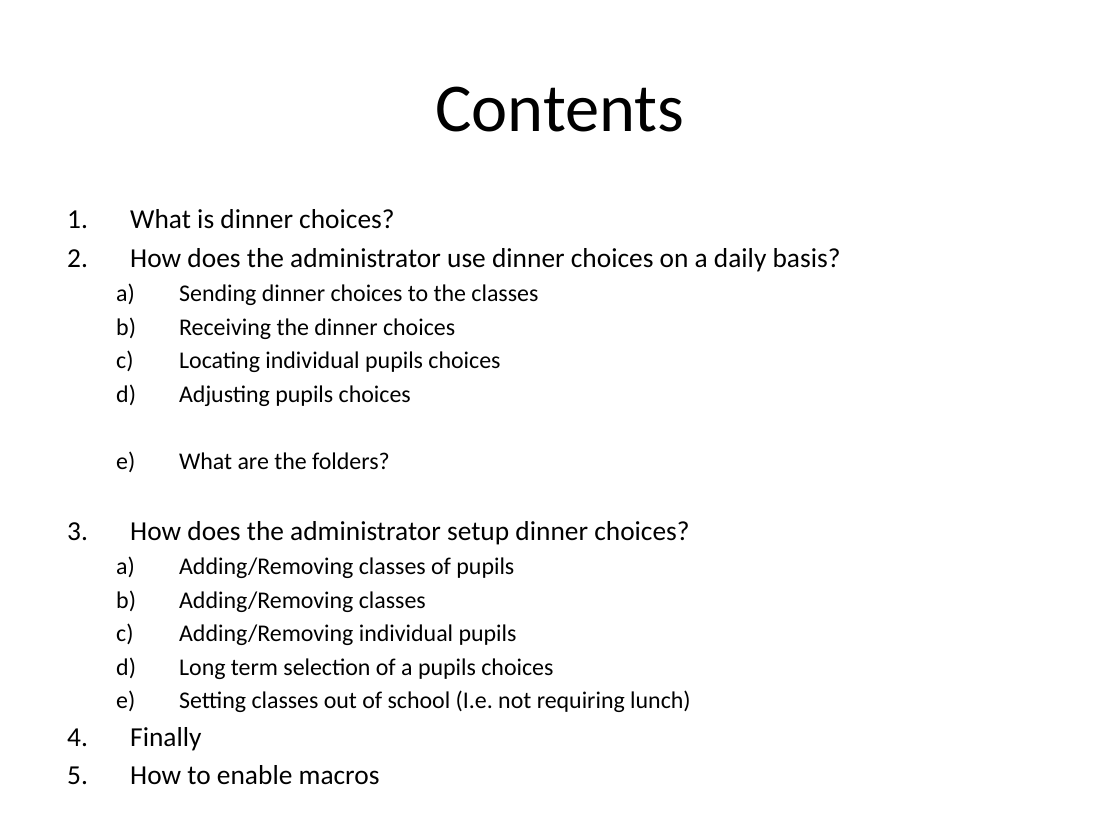
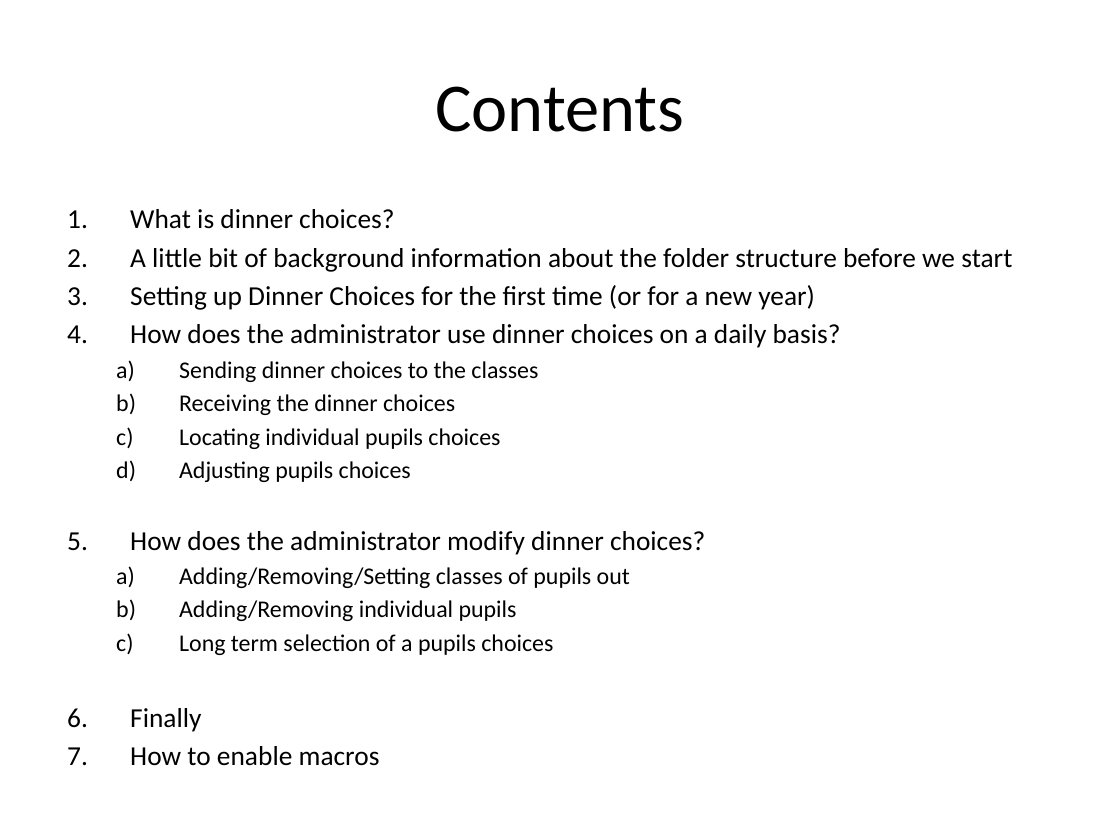
Before and after one commit to asfcarter/dinner_choices, a slide deck: slide 2 of Admin/User guides/Admin_info.pptx. Drawn at 1120x840 pixels with LibreOffice and Linux fonts; fonts in the diff are those of the drawing. Boxes give left, top, right and bottom in pixels: in the first picture for what was removed or moved away, otherwise in the second. Text is boxed around its words. In the diff, an @@ line names an element or a change of style, - is before the commit and + after.

```diff
--- a/Admin/User guides/Admin_info.pptx
+++ b/Admin/User guides/Admin_info.pptx
@@ text at bbox=[130, 248, 1012, 310]: paragraphs added @@
+2. A little bit of background information about the folder structure before we start
+3. Setting up Dinner Choices for the first time (or for a new year)
@@ text at bbox=[179, 461, 630, 588]: text changed; size 15.4 to 17.6 pt @@
-  e) What are the folders?
-3. How does the administrator setup dinner choices?
-  a) Adding/Removing classes of pupils
-  b) Adding/Removing classes
+5. How does the administrator modify dinner choices?
+  a) Adding/Removing/Setting classes of pupils out
@@ text at bbox=[179, 690, 691, 712]: paragraph removed @@
-  e) Setting classes out of school (I.e. not requiring lunch)
```
Also in this commit, not shown: 7 other slides changed, 21 slides added, 1 slide removed, 19 other files.
